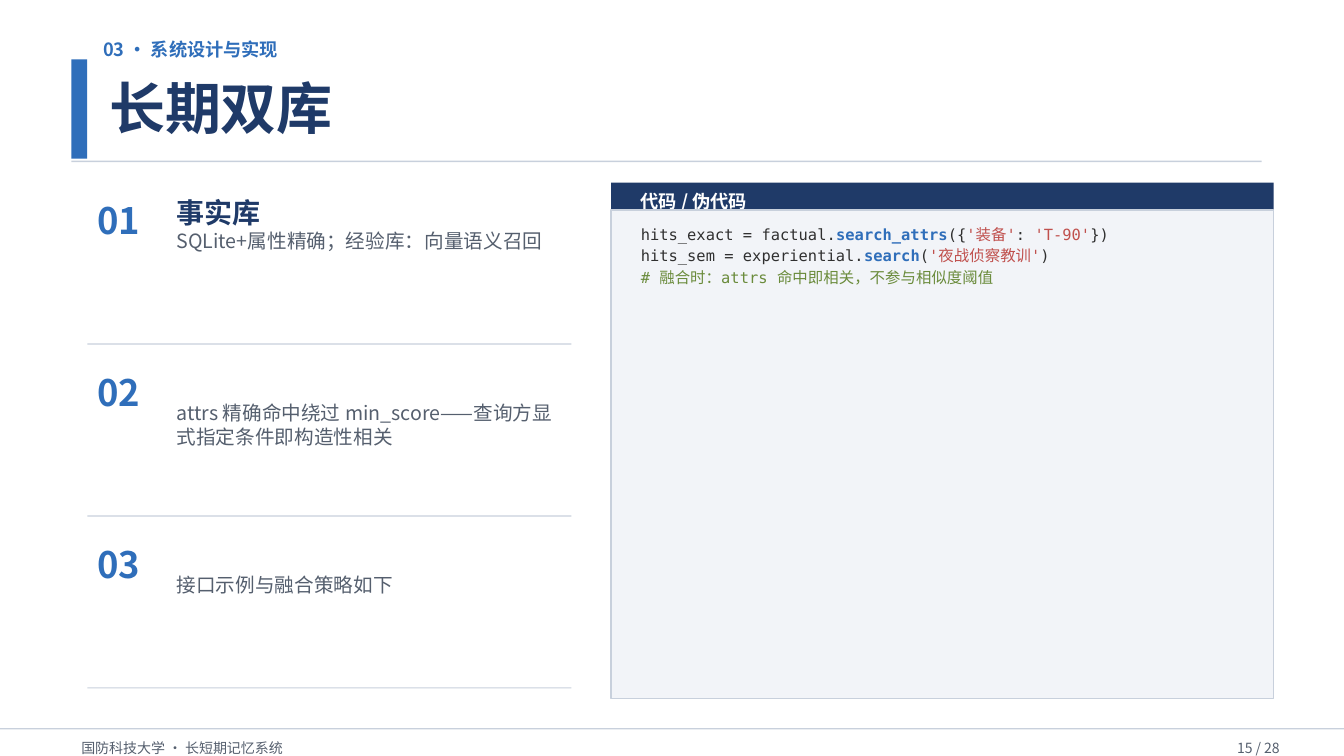
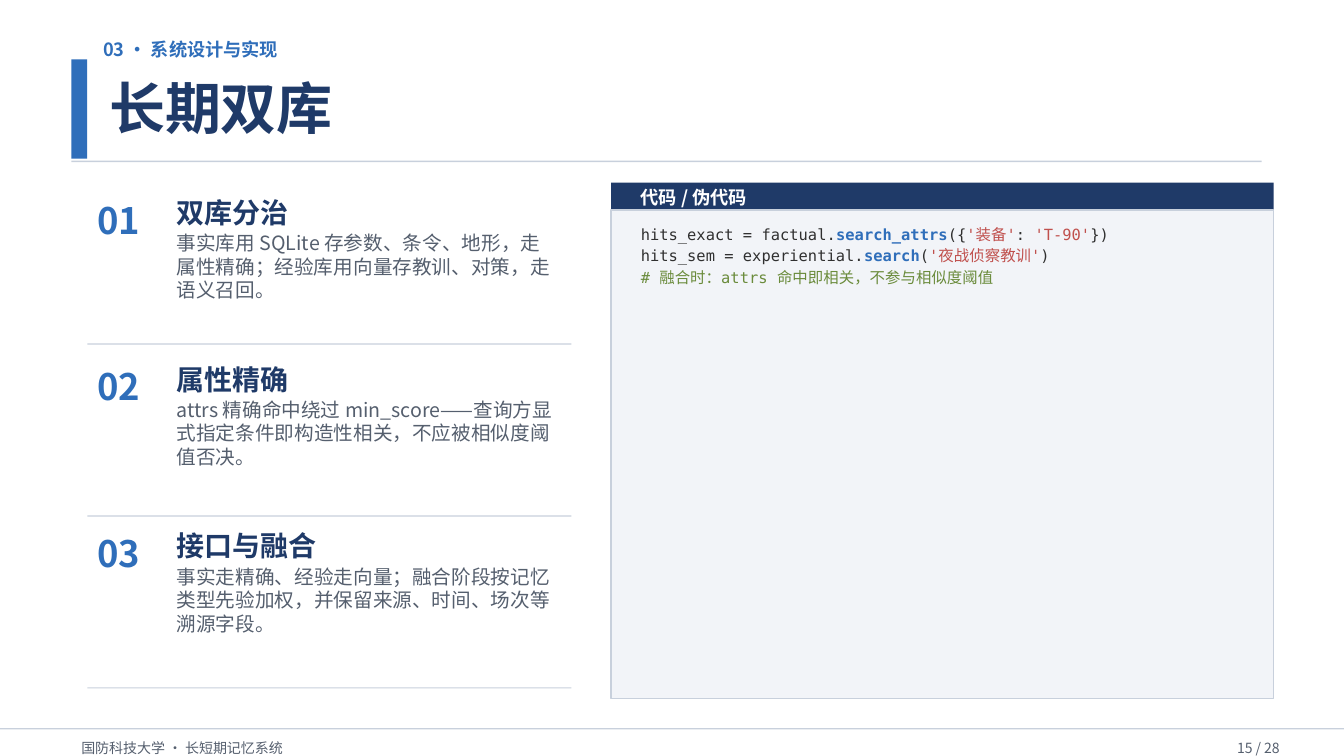
Before and after one commit to Outer-nebula-observer/yz-03, a slide deck: slide 15 of 汇报PPT/最终汇报成果.pptx. Drawn at 1344x756 pixels with LibreOffice and Linux fonts; fonts in the diff are those of the drawing. Boxes give left, top, right and bottom in pixels: in the first picture for what was removed or moved away, otherwise in the second. Text is boxed around its words. In the diff, an @@ line names an element or a change of style, - is before the commit and + after.

```diff
--- a/汇报PPT/最终汇报成果.pptx
+++ b/汇报PPT/最终汇报成果.pptx
@@ text at bbox=[177, 199, 289, 226]: text changed @@
-事实库
+双库分治
@@ text "代码 / 伪代码" rewrapped from bbox=[641, 190, 746, 214] to bbox=[641, 188, 746, 206] @@
@@ text at bbox=[177, 233, 550, 299]: text changed @@
-SQLite+属性精确；经验库：向量语义召回
+事实库用 SQLite 存参数、条令、地形，走属性精确；经验库用向量存教训、对策，走语义召回。
@@ text "02": place and size @@
-text "02" at bbox=[97, 378, 140, 407]
+text "02" at bbox=[97, 372, 140, 401]
@@ text added at bbox=[177, 366, 289, 393], 20 pt, text #1F3A68, bold @@
+属性精确
@@ text at bbox=[177, 400, 552, 466]: text changed @@
-attrs 精确命中绕过 min_score——查询方显式指定条件即构造性相关
+attrs 精确命中绕过 min_score——查询方显式指定条件即构造性相关，不应被相似度阈值否决。
@@ text "03": place and size @@
-text "03" at bbox=[97, 550, 140, 579]
+text "03" at bbox=[97, 539, 140, 568]
@@ text added at bbox=[177, 532, 317, 559], 20 pt, text #1F3A68, bold @@
+接口与融合
@@ text at bbox=[177, 567, 550, 633]: text changed @@
-接口示例与融合策略如下
+事实走精确、经验走向量；融合阶段按记忆类型先验加权，并保留来源、时间、场次等溯源字段。
```
Also in this commit, not shown: 7 other slides changed.
